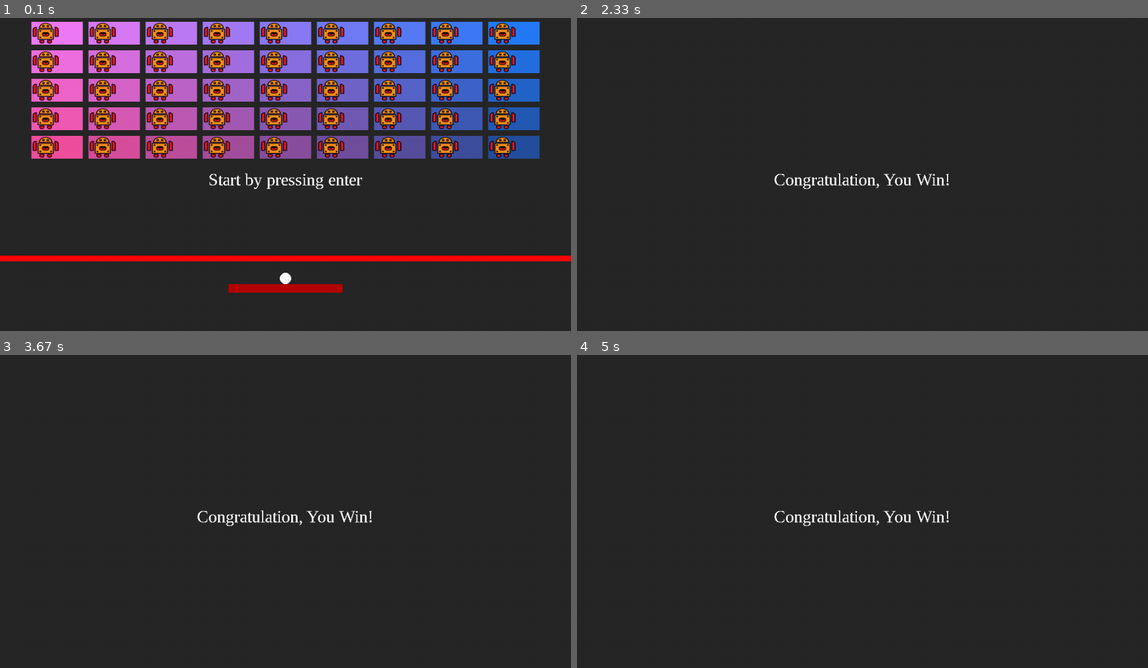
Above: before the commit, frames 1-4 (two rows, left to right).
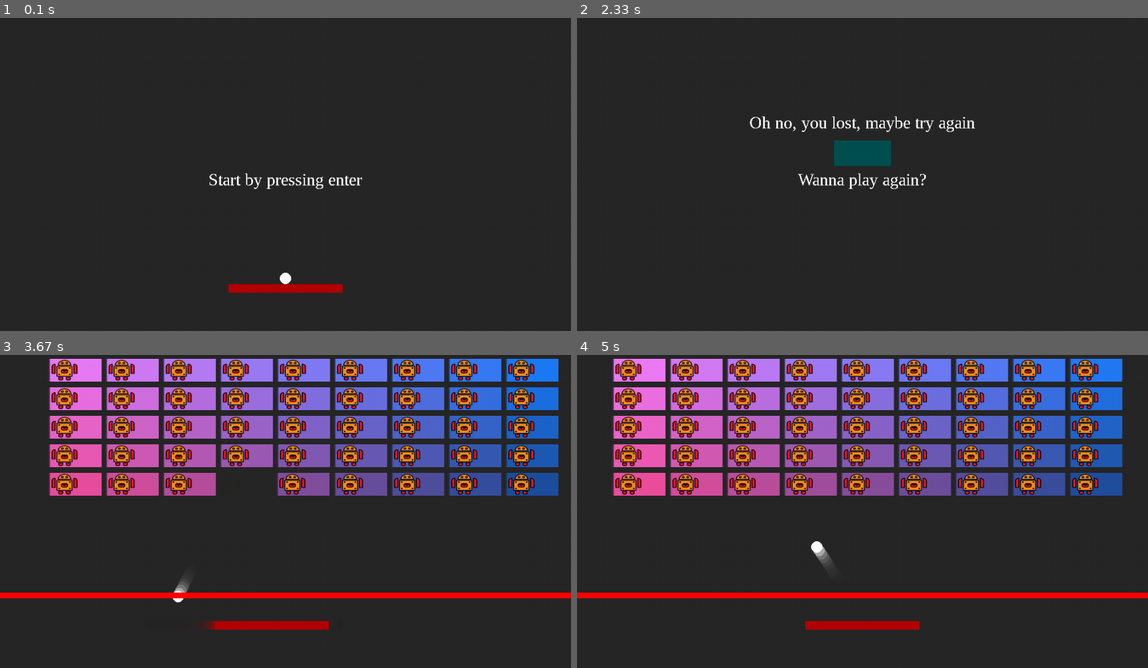
Above: after the commit, the same moments.

Repository: Kevin333221/INF-1400
Game: pygame game, started from Main.py
The game is run twice, just before and just after one commit, with the same random seed, the same clock (stepped at 60 frames per second) and the same inputs.
Inputs (mouse positions are in pixels of both pictures, inside the frame that each line leads up to):
- Up to frame 1 (0.1 s): no input
- Up to frame 2 (2.33 s): tap Space at 0.33 s; hold Right 0.67-1.13 s; hold Right 1.17-1.63 s; click (862, 152) at 2.28 s
- Up to frame 3 (3.67 s): tap Space at 2.57 s; hold Left 2.9-3.3 s; hold Right from 3.33 s (still down)
- Up to frame 4 (5 s): release Right at 3.97 s; click (725, 439) at 4.05 s; click (862, 489) at 4.38 s; hold Space from 4.67 s (still down); move the mouse to (833, 596) at 4.7 s

The runs differ from the first frame. In frame 1, 31% of the frame differs, in the area x 0-100%, y 1-78%; in frame 2, 2.0%; in frame 3, 32%; in frame 4, 33%, in the area x 0-100%, y 1-88%.

Commit message:
Made "playagain"

Diff:
--- a/Main.py
+++ b/Main.py
@@ -1,5 +1,6 @@
 from os import remove, system
 import random
+from tkinter import Y
 import pygame
 import Player
 import Enemies
@@ -14,8 +15,6 @@
 universal_speed = 6
 distance_between_other_enemies = 100
 
-enemy_color = (random.randint(100, 255), random.randint(100, 255), random.randint(100, 255))
-
 pygame.init()
 pygame.mixer.init()
 pygame.font.init()
@@ -29,7 +28,7 @@
 my_font = pygame.font.SysFont('Times New Roman', 30)
 
 # Levels
-level1_BG = pygame.transform.smoothscale(pygame.image.load('Levels/Level1.jpg'), (screen_w, screen_w))
+level1_BG = pygame.transform.smoothscale(pygame.image.load('Levels_BG/Level1.jpg'), (screen_w, screen_w))
 
 # Blur Effect
 alpha_surface = pygame.Surface((screen_w, screen_h))
@@ -98,7 +97,8 @@
     ball1.pos.x = screen_w/2
     ball1.pos.y = screen_h - 110
     ball1.dir = pygame.Vector2(random.randint(-universal_speed, universal_speed), -universal_speed)
-
+    user.pos = Vector2((screen_w/2 - user.w/2), user.screen_h - 100)
+    check_for_quit()
 
 def dead():
     loser_text = my_font.render("Wanna play again?", False, (255, 255, 255))
@@ -120,79 +120,82 @@
         else:
             pygame.draw.rect(screen, (255, 80, 80), again_rect)
         check_for_quit()
+    check_for_quit()
 
 def level1(level1_start):
-    start_text = my_font.render("Start by pressing enter", False, (255, 255, 255))
-    winning_text = my_font.render("Congratulation, You Win!", False, (255, 255, 255))
-
+    level1_selected = True
     enemies = creating_enemies(num_of_enemies, 100)
-
-    while level1_start == False:
-        for event in pygame.event.get():
-            if event.type == pygame.KEYDOWN:
-                if event.key == pygame.K_SPACE:
-                    level1_start = True
-
-        # "Start by pressing enter"
-        screen.blit(start_text, (screen_w/2 - start_text.get_width()/2, screen_h/2))
-
-        # Preview of player and ball
-        ball1.draw(screen)
-        user.draw(screen)
-        for x in enemies:
-            x.draw(screen)
-
-        while level1_start:
-            clock.tick(60)
-            screen.blit(alpha_surface, (0, 0))
-
-            # Checks if the user presses Right-key og the Left-key
-            keys = pygame.key.get_pressed()
-            user.walk(keys, universal_speed)
-
-            # Checks if the ball hits the player
-            if precode.intersect_rectangle_circle(user.pos, user.w, user.h, ball1.pos, ball1.r, ball1.dir):
-                ball_bounce.play()
-                user.ball_hit(ball1, universal_speed)
-
-            # Renderer
-            ball1.update()
+    while level1_selected:
+        start_text = my_font.render("Start by pressing enter", False, (255, 255, 255))
+        winning_text = my_font.render("Congratulation, You Win!", False, (255, 255, 255))
+
+        while level1_start == False:
+            for event in pygame.event.get():
+                if event.type == pygame.KEYDOWN:
+                    if event.key == pygame.K_SPACE:
+                        level1_start = True
+
+            screen.fill((40, 40, 40))
+
+            # "Start by pressing enter"
+            screen.blit(start_text, (screen_w/2 - start_text.get_width()/2, screen_h/2))
+
+            # Preview of player and ball
             ball1.draw(screen)
             user.draw(screen)
 
-            # Checks if the ball is out of bottom of the screen
-            if ball1.dead:
-                enemies.clear()
-                dead()
-                restart_level1(ball1, user)
-                level1_start = False
-
-            # Enemies Method Init
-            if len(enemies) != 0:
-                for x in enemies:
-                    hits_an_enemy = precode.intersect_rectangle_circle(x.pos, x.w, x.h, ball1.pos, ball1.r, ball1.dir)
-                    if hits_an_enemy:
-                        ball_bounce.play()
-                        ball1.dir = hits_an_enemy * ball1.speed
-                        enemies.remove(x)
-                    else:
-                        if x.pos.x + x.w >= x.screen_w:
-                            Enemies.basic_enemy.dir_right = False
-                            for y in enemies:
-                                y.pos.y += 5
-                        if x.pos.x <= 0:
-                            Enemies.basic_enemy.dir_right = True
-                            for y in enemies:
-                                y.pos.y += 5
-                        x.update()
-                        x.draw(screen)
-            else:
-                screen.fill((40, 40, 40))
-                screen.blit(winning_text, (screen_w/2 - winning_text.get_width()/2, screen_h/2))
-
+            while level1_start:
+                screen.blit(alpha_surface, (0, 0))
+                clock.tick(60)
+
+                # Checks if the user presses Right-key og the Left-key
+                keys = pygame.key.get_pressed()
+                user.walk(keys, universal_speed)
+
+                # Checks if the ball hits the player
+                if precode.intersect_rectangle_circle(user.pos, user.w, user.h, ball1.pos, ball1.r, ball1.dir):
+                    ball_bounce.play()
+                    user.ball_hit(ball1, universal_speed)
+
+                # Renderer
+                ball1.update()
+                ball1.draw(screen)
+                user.draw(screen)
+
+                # Enemies Method Init
+                if len(enemies) != 0:
+                    for x in enemies:
+                        hits_an_enemy = precode.intersect_rectangle_circle(x.pos, x.w, x.h, ball1.pos, ball1.r, ball1.dir)
+                        if hits_an_enemy:
+                            ball_bounce.play()
+                            ball1.dir = hits_an_enemy * ball1.speed
+                            enemies.remove(x)
+                        else:
+                            if x.pos.x + x.w >= x.screen_w:
+                                Enemies.basic_enemy.dir_right = False
+                                for y in enemies:
+                                    y.pos.y += 5
+                            if x.pos.x <= 0:
+                                Enemies.basic_enemy.dir_right = True
+                                for y in enemies:
+                                    y.pos.y += 5
+                            x.update()
+                            x.draw(screen)
+                else:
+                    screen.fill((40, 40, 40))
+                    screen.blit(winning_text, (screen_w/2 - winning_text.get_width()/2, screen_h/2))
+
+                # Checks if the ball is out of bottom of the screen
+                if ball1.dead:
+                    enemies.clear()
+                    dead()
+                    restart_level1(ball1, user)
+                    enemies = creating_enemies(num_of_enemies, 100)
+                    level1_start = False
+
+                check_for_quit()
             check_for_quit()
         check_for_quit()
-    check_for_quit()
 
 clock = pygame.time.Clock()
 running = True
@@ -201,6 +204,5 @@
 while running:
     screen.fill((40,40,40))
     clock.tick(60)
-
     level1(level1_start)
     check_for_quit()
Renamed: Levels/Level1.jpg -> Levels_BG/Level1.jpg
Binary file added: Levels_BG/background_main_hub.jfif
